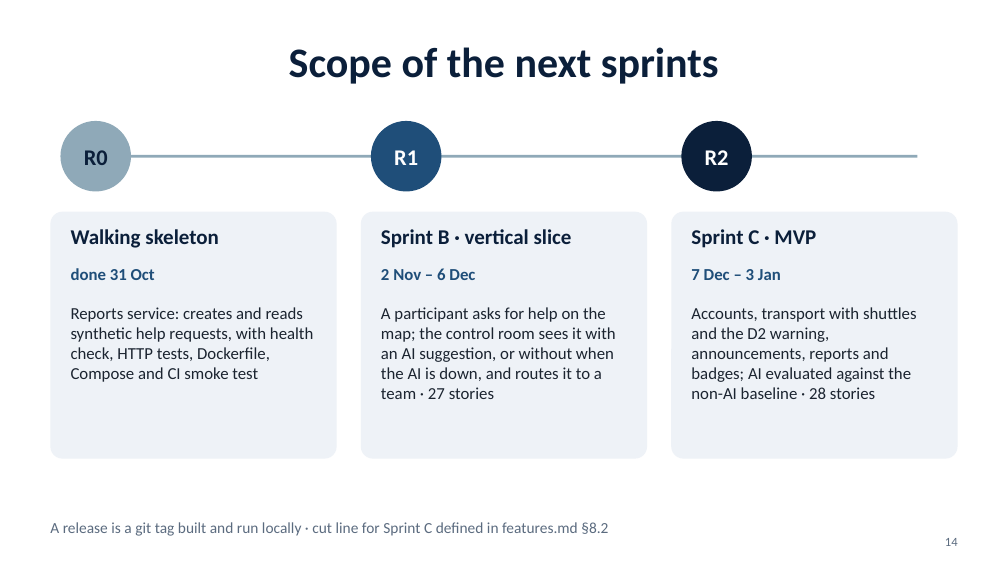
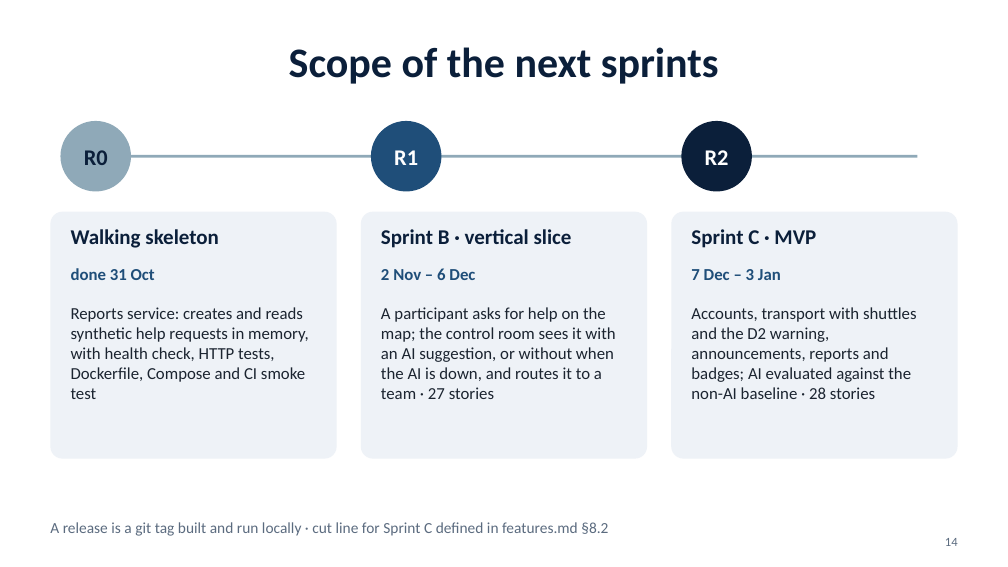
Before and after one commit to tomasoliveira21/LABDSOF, a slide deck: slide 14 of Docs/Presentation/Farol_Sprint_A_Presentation.pptx. Drawn at 1008x567 pixels with LibreOffice and Linux fonts; fonts in the diff are those of the drawing. Boxes give left, top, right and bottom in pixels: in the first picture for what was removed or moved away, otherwise in the second. Text is boxed around its words. In the diff, an @@ line names an element or a change of style, - is before the commit and + after.

```diff
--- a/Docs/Presentation/Farol_Sprint_A_Presentation.pptx
+++ b/Docs/Presentation/Farol_Sprint_A_Presentation.pptx
@@ text at bbox=[71, 307, 309, 399]: text changed @@
-Reports service: creates and reads synthetic help requests, with health check, HTTP tests, Dockerfile, Compose and CI smoke test
+Reports service: creates and reads synthetic help requests in memory, with health check, HTTP tests, Dockerfile, Compose and CI smoke test
```
Also in this commit, not shown: 2 other slides changed, 1 other file.
